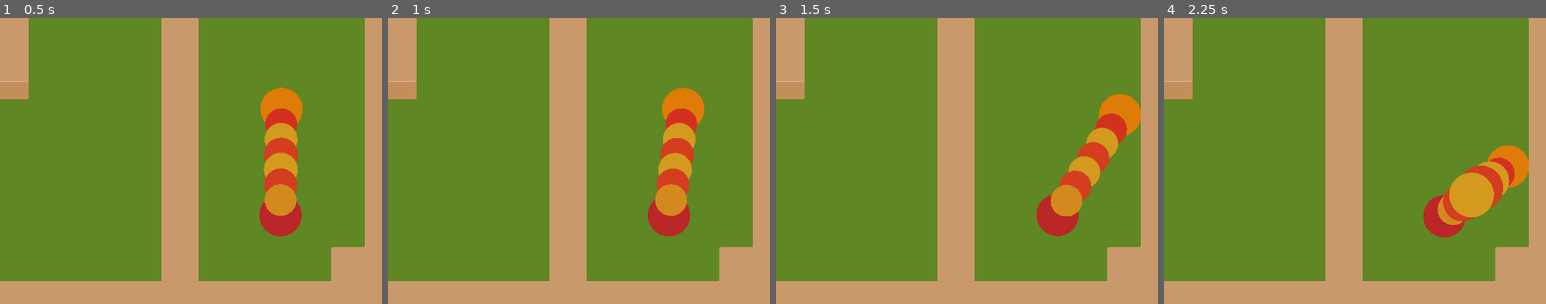
Above: before the commit, frames 1-4 (left to right).
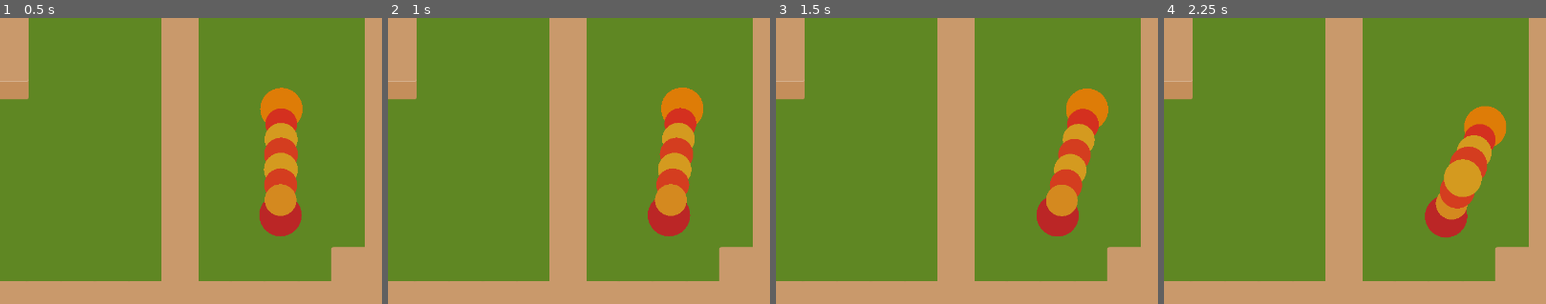
Above: after the commit, the same moments.

Repository: AlecTroemel/LudumDare46-EarlyWorm
Game: Godot game, scene res://World.tscn
Two runs of this game, one before a commit and one after it. Both use one fixed random seed, a clock stepped at 60 frames per second and the inputs below. The project has no main scene, so this scene is started directly.
Inputs:
- Up to frame 1 (0.5 s): no input
- Up to frame 2 (1 s): tap Enter (ui_accept) at 0.5, 0.77 s; hold Right (ui_right) from 0.53 s (still down); tap Space at 0.6 s
- Up to frame 3 (1.5 s): release Right (ui_right) at 1.28 s; hold Down (ui_down) from 1.28 s (still down); tap Space at 1.35 s
- Up to frame 4 (2.25 s): tap Enter (ui_accept) at 1.52 s; release Down (ui_down) at 2.03 s; hold Right (ui_right) from 2.03 s (still down); tap Space at 2.1 s
The pictures show only the part of the screen within x 50-100%, y 49-99%; the shares and areas given below are measured in that part.

Frame 1 is identical in both runs. In frame 2, 0.3% of the frame differs, in the area x 69-83%, y 24-70%; in frame 3, 5.0%; in frame 4, 5.3%, in the area x 67-96%, y 30-77%.

Commit message:
actually fix the worm

Diff:
--- a/Body.tscn
+++ b/Body.tscn
@@ -8,8 +8,10 @@
 script = ExtResource( 1 )
 
 [node name="StaticBody2D" type="StaticBody2D" parent="."]
+visible = false
 collision_layer = 2
 collision_mask = 2
 
 [node name="CollisionShape2D" type="CollisionShape2D" parent="StaticBody2D"]
+visible = false
 shape = SubResource( 1 )
--- a/InchWorm.tscn
+++ b/InchWorm.tscn
@@ -21,8 +21,7 @@
 node_b = NodePath("../Butt")
 bias = 0.1
 disable_collision = false
-length = 200.0
-rest_length = 200.0
+length = 10.0
 stiffness = 30.0
 damping = 0.1
 
@@ -34,8 +33,7 @@
 node_b = NodePath("../Butt")
 bias = 0.1
 disable_collision = false
-length = 200.0
-rest_length = 200.0
+length = 10.0
 stiffness = 30.0
 damping = 0.1
 
